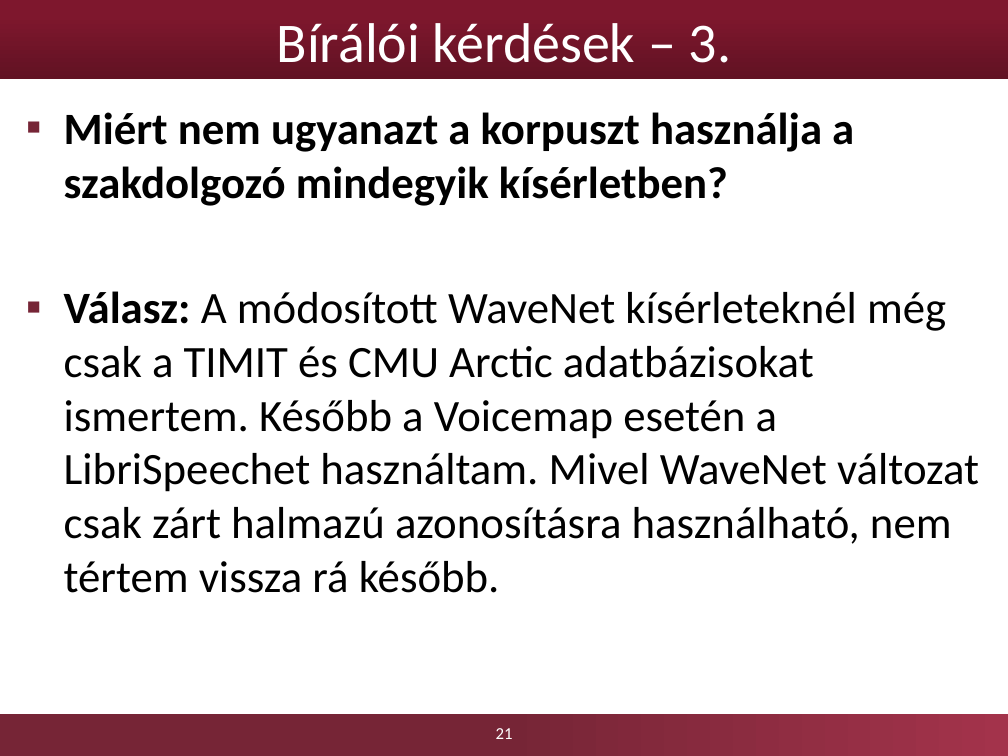
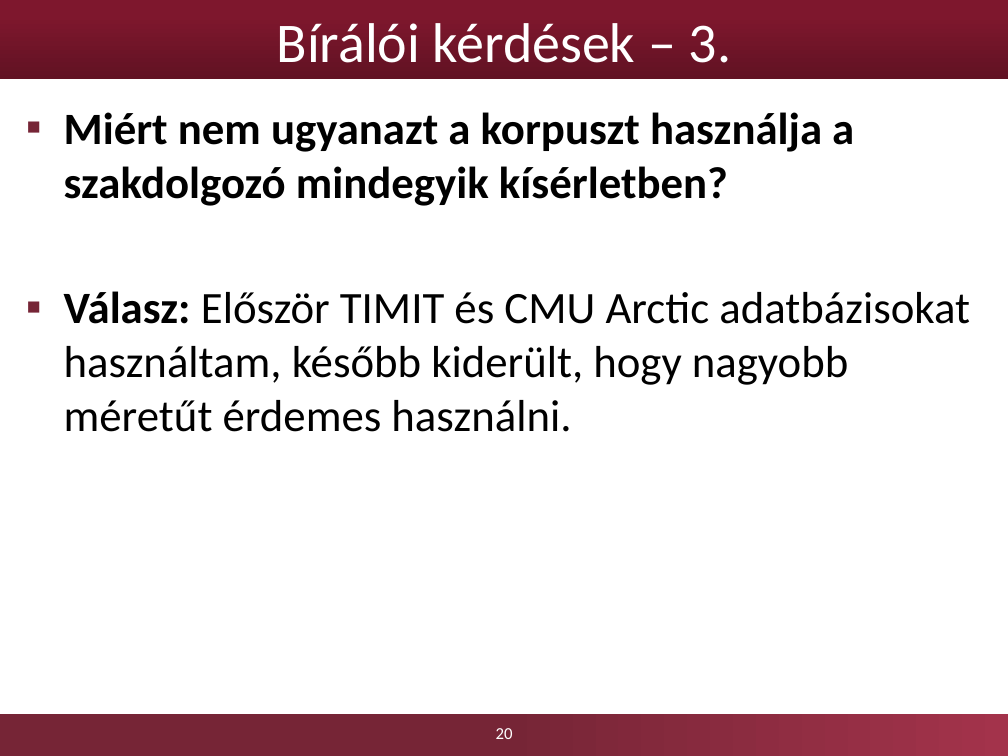
Before and after one commit to Lehel44/diploma, a slide deck: slide 20 of boer-lehel-msc-diplomaterv-prezentacio.pptx (slide 21 before the commit). Drawn at 1008x756 pixels with LibreOffice and Linux fonts; fonts in the diff are those of the drawing; background and template pictures are left out. Boxes give left, top, right and bottom in pixels: in the first picture for what was removed or moved away, otherwise in the second. Text is boxed around its words. In the diff, an @@ line names an element or a change of style, - is before the commit and + after.

```diff
--- a/boer-lehel-msc-diplomaterv-prezentacio.pptx
+++ b/boer-lehel-msc-diplomaterv-prezentacio.pptx
@@ text at (64,291,970,432): text changed @@
-▪ Válasz: A módosított WaveNet kísérleteknél még csak a TIMIT és CMU Arctic adatbázisokat ismertem. Később a Voicemap esetén a LibriSpeechet használtam. Mivel WaveNet változat csak zárt halmazú azonosításra használható, nem tértem vissza rá később.
+▪ Válasz: Először TIMIT és CMU Arctic adatbázisokat használtam, később kiderült, hogy nagyobb méretűt érdemes használni.
@@ page number at (496,728,513,739): text changed @@
-21
+20
```
Also in this commit, not shown: 16 other slides changed, 1 slide added, 2 slides removed.
